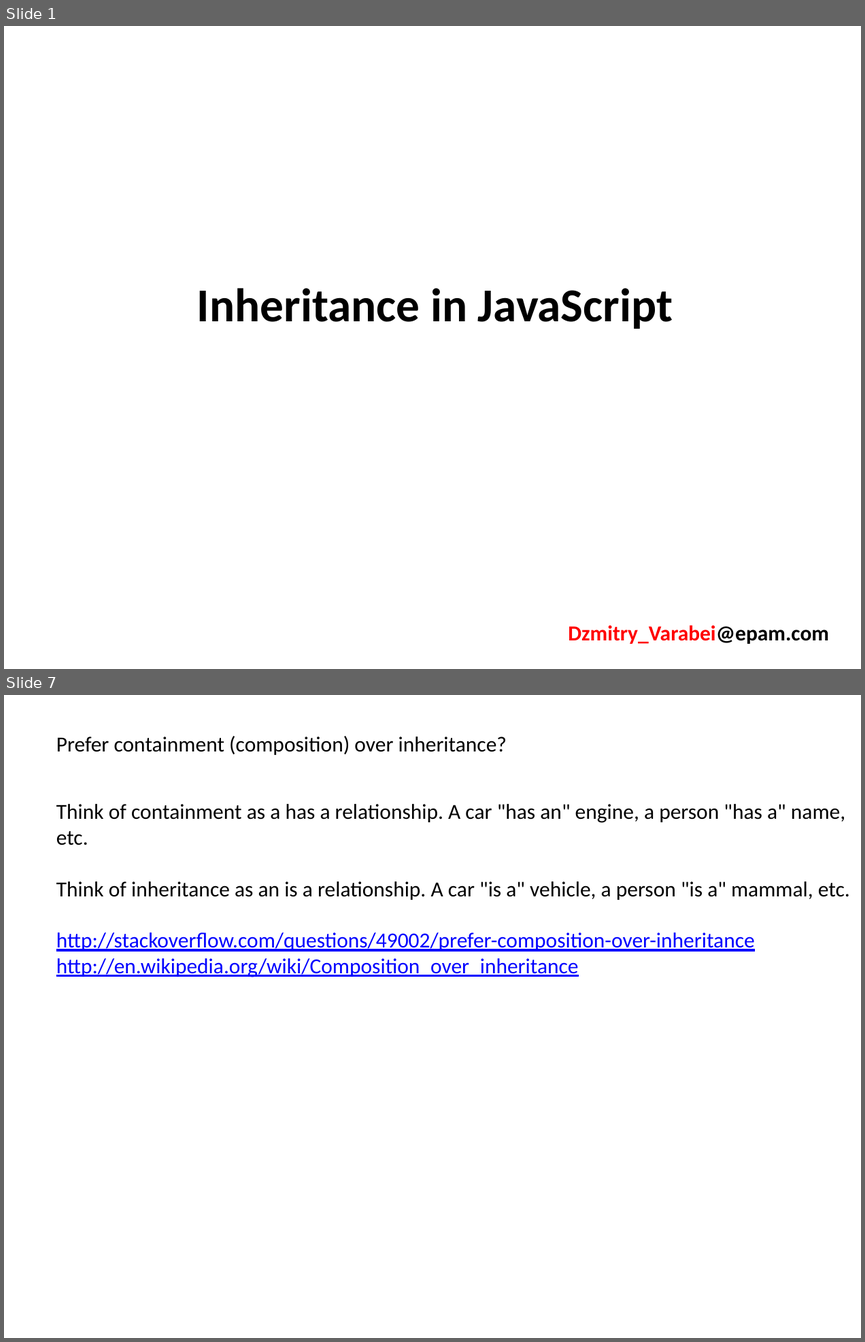
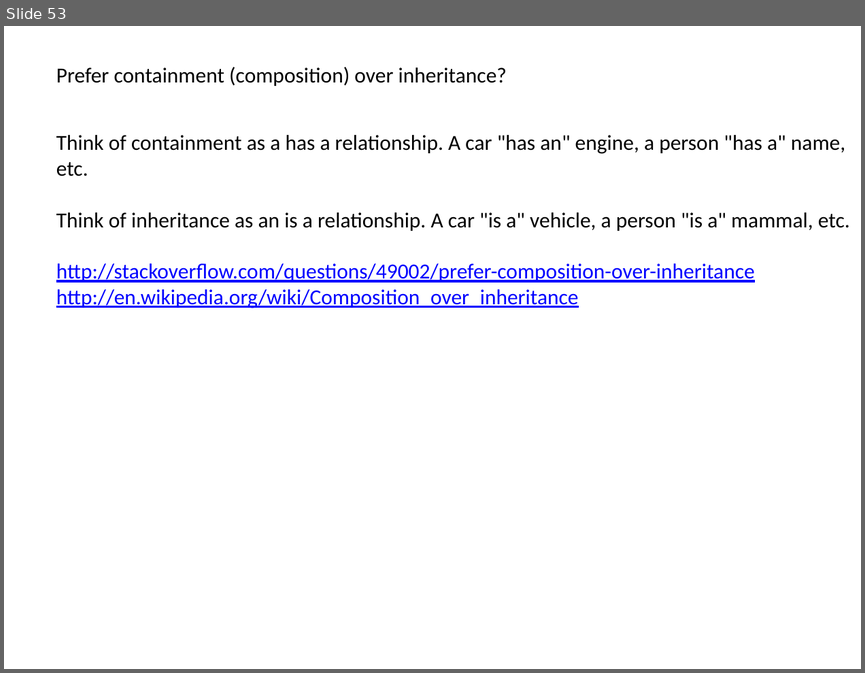
Before and after one commit to dzmitry-varabei/front-end-course, a slide deck: inheritance-in-javascript/Inheritance.pptx. Shown one above the other, each under a label of ours: slides 1 and 7 before the commit, slide 53 after it; the slides between them are not shown. The pictures are 865x1342 and 865x673 pixels, drawn with LibreOffice and Linux fonts; fonts in the diff are those of the drawing. Boxes give left, top, right and bottom in pixels: in the first picture for what was removed or moved away, otherwise in the second. Text is boxed around its words. In the diff, an @@ line names an element or a change of style, - is before the commit and + after.

```diff
--- a/inheritance-in-javascript/Inheritance.pptx
+++ b/inheritance-in-javascript/Inheritance.pptx
@@ slide 1 removed at [4,26,861,669], background #FFFFFF @@
@@ title removed at [197,288,672,329] @@
-Inheritance in JavaScript
@@ text removed at [568,625,829,643] @@
-Dzmitry_Varabei@epam.com
@@ what was slide 7 is now slide 53 @@
```
Also in this commit, not shown: 5 other slides removed, 3 other files.
